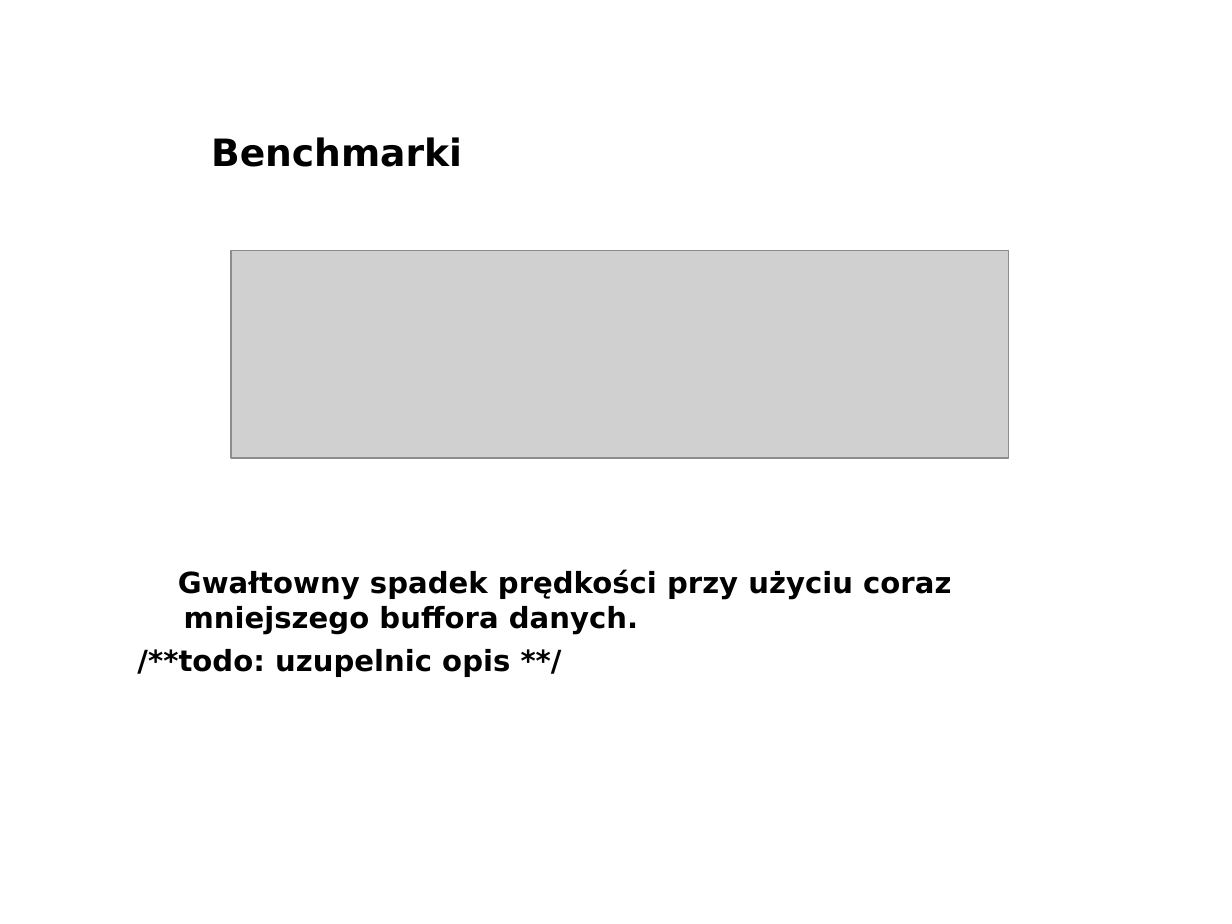
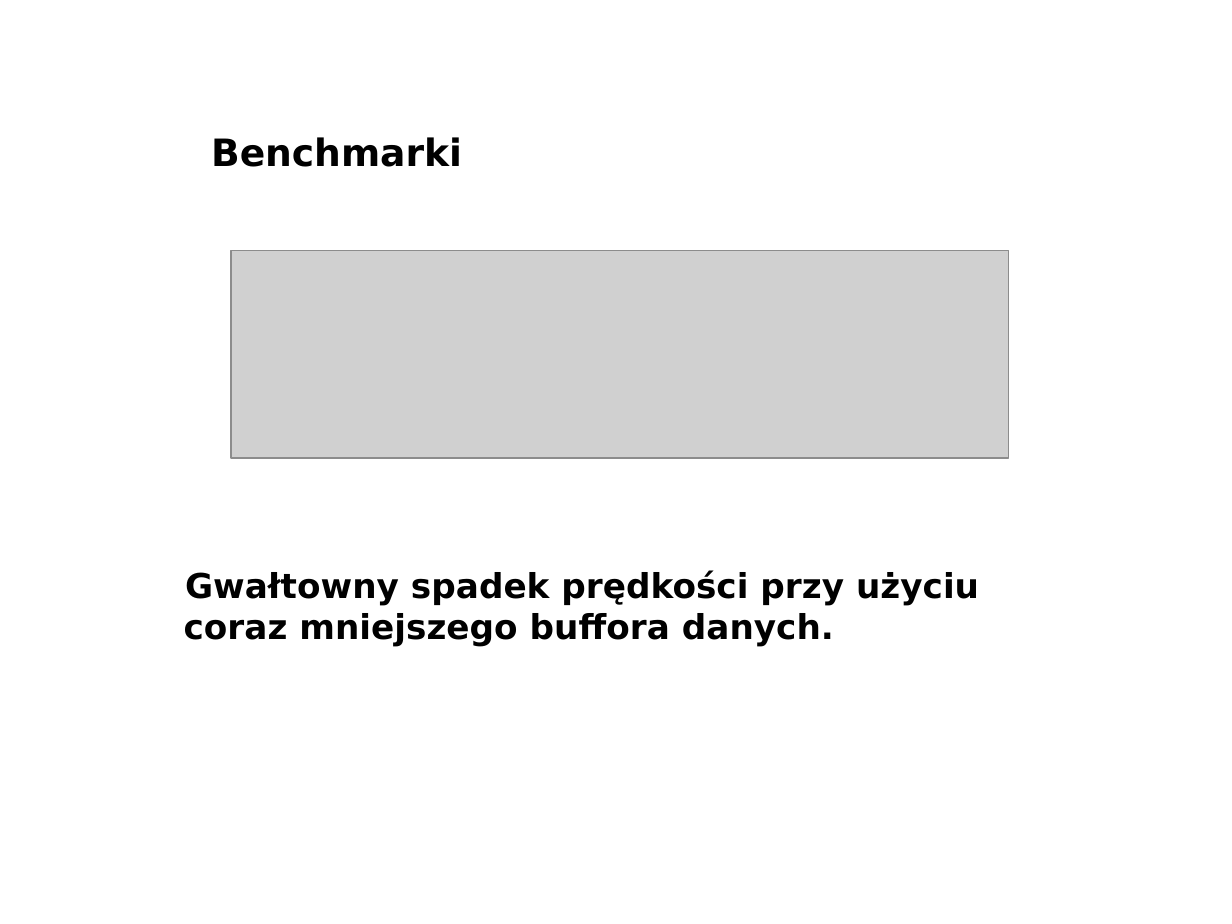
Before and after one commit to lpawlik91/USBSpeedTest, a slide deck: slide 8 of docs/seminaria1.ppt (slide 6 before the commit). Drawn at 1232x924 pixels with LibreOffice and Linux fonts; fonts in the diff are those of the drawing; grey boxes stand for pictures; background and template pictures are left out. Boxes give left, top, right and bottom in pixels: in the first picture for what was removed or moved away, otherwise in the second. Text is boxed around its words. In the diff, an @@ line names an element or a change of style, - is before the commit and + after.

```diff
--- a/docs/seminaria1.ppt
+++ b/docs/seminaria1.ppt
@@ text "Gwałtowny spadek prędkości przy użyciu ..." at (184, 571, 979, 647): size 17 to 20 pt @@
@@ text at (137, 649, 510, 677): paragraph removed @@
-/**todo: uzupelnic opis **/
```
Also in this commit, not shown: 2 other slides changed, 6 slides added, 4 slides removed.
